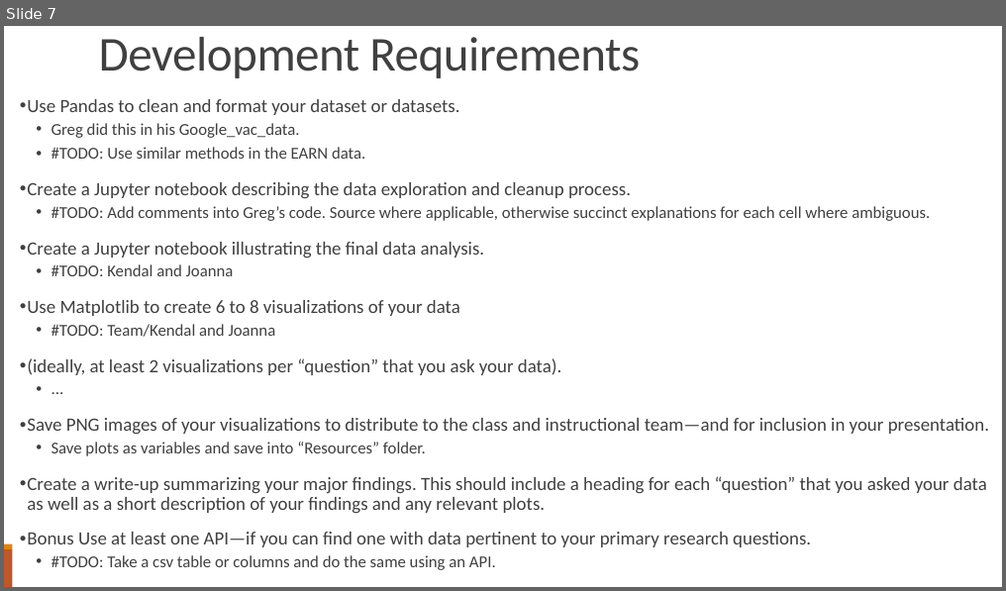
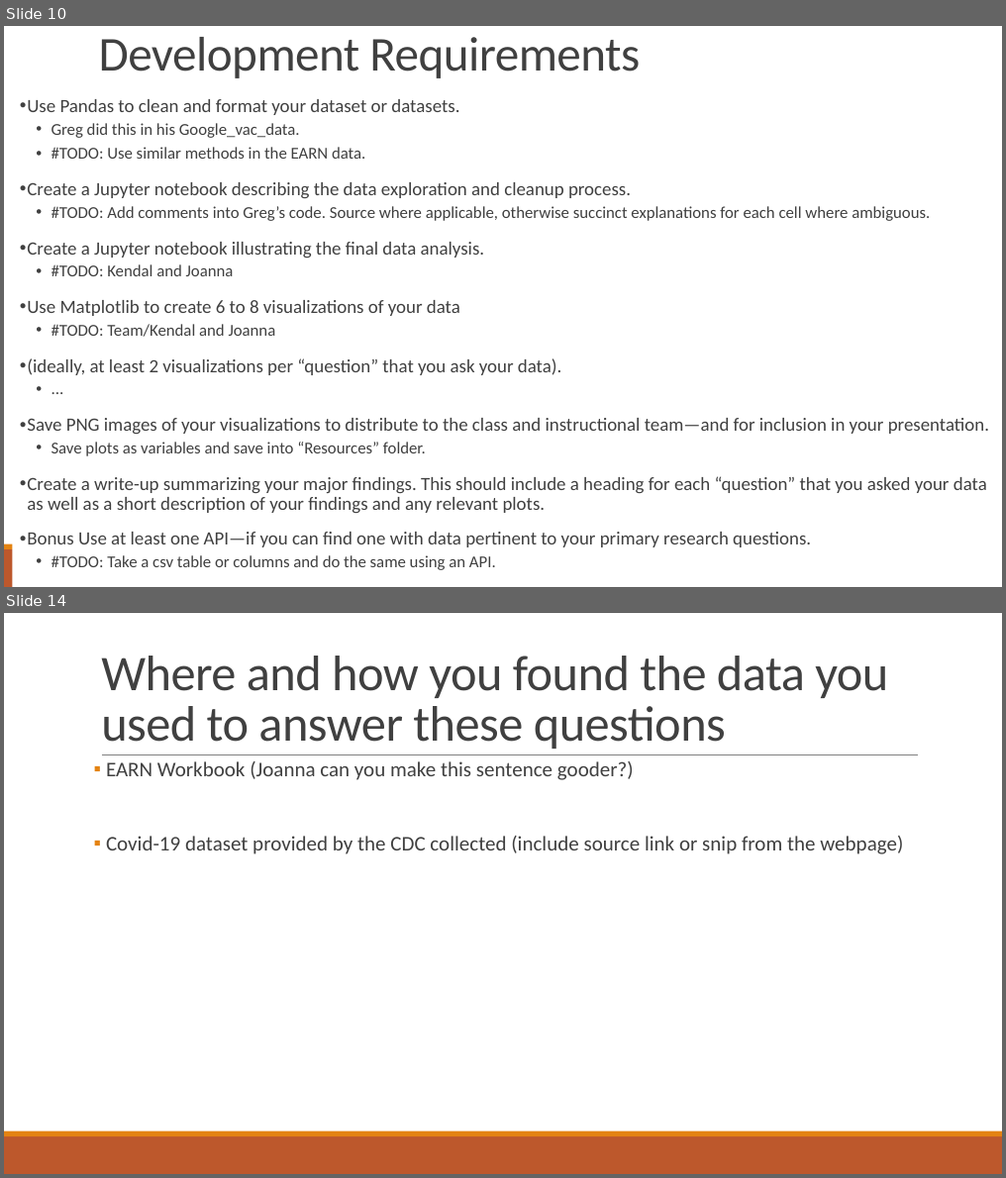
Before and after one commit to Evdawg/Project_1_Covid_Data, a slide deck: Project notes.pptx. Shown one above the other, each under a label of ours: slide 7 before the commit, slides 10 and 14 after it; the slides between them are not shown. The pictures are 1006x591 and 1006x1178 pixels, drawn with LibreOffice and Linux fonts; fonts in the diff are those of the drawing. Boxes give left, top, right and bottom in pixels: in the first picture for what was removed or moved away, otherwise in the second. Text is boxed around its words. In the diff, an @@ line names an element or a change of style, - is before the commit and + after.

Commit message:
5/15/2023: Added slides to be populated for the group presentation based on the ruberic provided by the edX team.

```diff
--- a/Project notes.pptx
+++ b/Project notes.pptx
@@ slide 14 added at box(4, 613, 1002, 1174), background #FFFFFF; not listed: 2 template elements that a slide beside it also shows @@
@@ title added at box(101, 656, 888, 749), 48 pt, text #404040 @@
+Where and how you found the data you used to answer these questions
@@ line added from (102, 756) to (918, 756), #808080 0.5 pt @@
@@ text added at box(106, 761, 903, 855), 20 pt, text #404040 @@
+▪ EARN Workbook (Joanna can you make this sentence gooder?)
+▪ Covid-19 dataset provided by the CDC collected (include source link or snip from the webpage)
@@ what was slide 7 is now slide 10 @@
```
Also in this commit, not shown: 3 slides changed, 6 other slides added.
